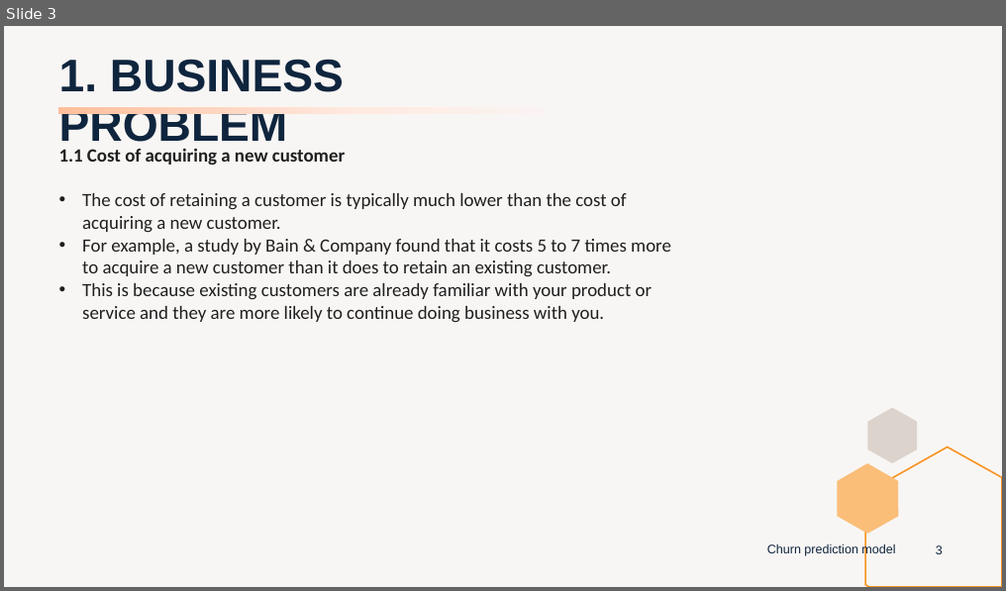
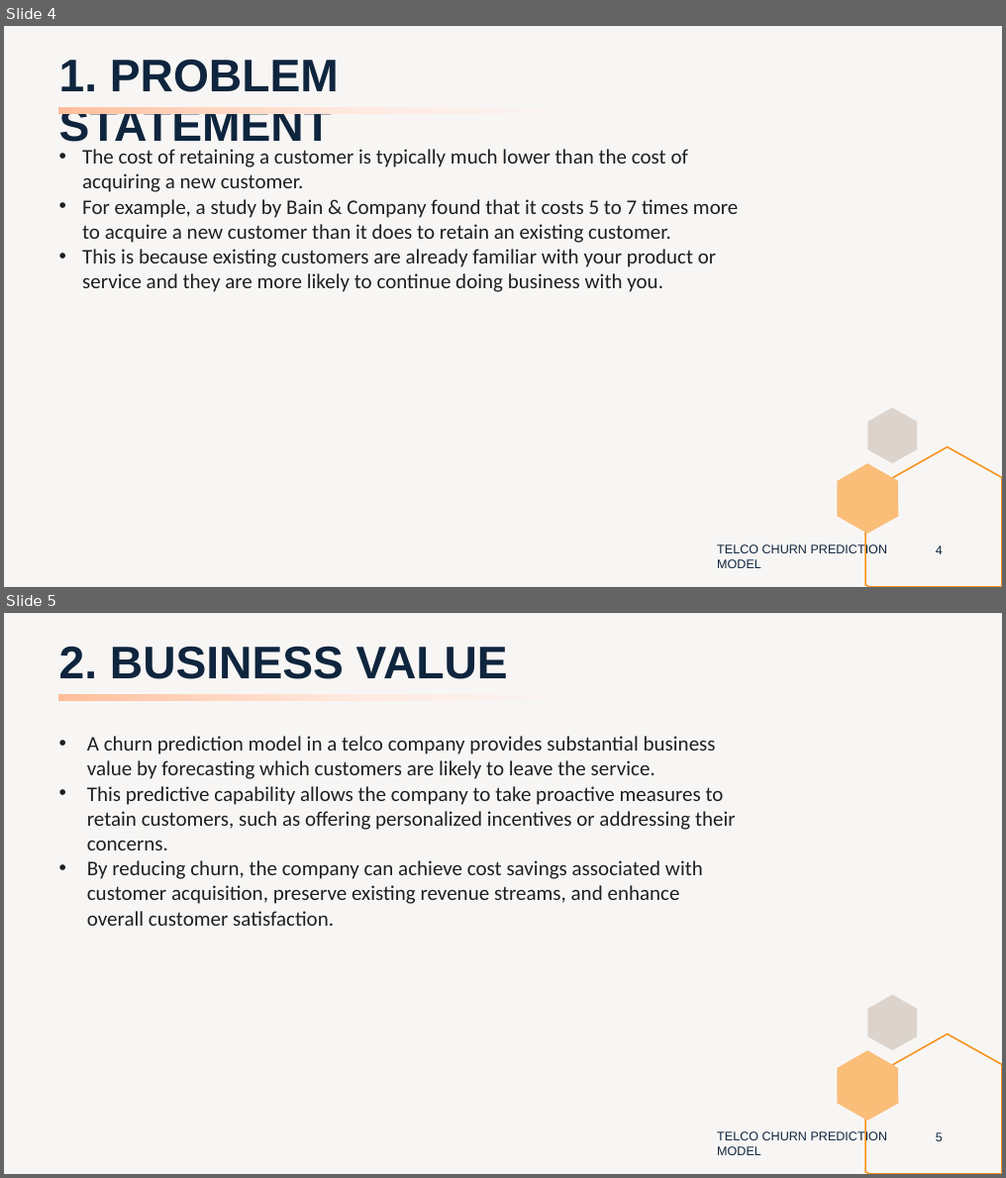
Before and after one commit to peerapat-t/telco_churn_prediction_model, a slide deck: Telco churn prediction model presentation.pptx. Shown one above the other, each under a label of ours: slide 3 before the commit, slides 4 and 5 after it. The pictures are 1006x591 and 1006x1178 pixels, drawn with LibreOffice and Linux fonts; fonts in the diff are those of the drawing. Boxes give left, top, right and bottom in pixels: in the first picture for what was removed or moved away, otherwise in the second. Text is boxed around its words. In the diff, an @@ line names an element or a change of style, - is before the commit and + after.

Commit message:
Add files via upload
update slide, improve model performance by add more iteration during randomized search

```diff
--- a/Telco churn prediction model presentation.pptx
+++ b/Telco churn prediction model presentation.pptx
@@ slide 5 added at bbox=[4, 613, 1002, 1174], background #DCD3CC at 20% opacity; not listed: 3 template elements that a slide beside it also shows @@
@@ title added at bbox=[59, 646, 508, 679], 44 pt, text #0F253E, bold @@
+2. BUSINESS VALUE
@@ rectangle added at bbox=[58, 694, 610, 700], fill gradient #FFBF9B to #FFD6C2 to #FFEBE1 to #F8F6F5 @@
@@ text added at bbox=[87, 736, 736, 926], 20 pt, text #1F1F1F @@
+• A churn prediction model in a telco company provides substantial business value by forecasting which customers are likely to leave the service.
+• This predictive capability allows the company to take proactive measures to retain customers, such as offering personalized incentives or addressing their concerns.
+• By reducing churn, the company can achieve cost savings associated with customer acquisition, preserve existing revenue streams, and enhance overall customer satisfaction.
@@ text added at bbox=[717, 1131, 888, 1156], 12 pt, text #0F253E @@
+TELCO CHURN PREDICTION MODEL
@@ page number added at bbox=[936, 1133, 943, 1142], 12 pt, text #0F253E @@
+5
@@ what was slide 3 is now slide 4 @@
@@ slide 4 changed as well @@
@@ title at bbox=[59, 59, 339, 151]: text changed @@
-1. BUSINESS PROBLEM
+1. PROBLEM STATEMENT
@@ text "The cost of retaining a ..." at bbox=[82, 149, 738, 292]: size 18 to 20 pt @@
@@ text at bbox=[59, 148, 345, 165]: paragraph removed @@
-1.1 Cost of acquiring a new customer
@@ text at bbox=[717, 544, 888, 569]: text changed @@
-Churn prediction model
+TELCO CHURN PREDICTION MODEL
@@ page number at bbox=[936, 546, 943, 555]: text changed @@
-3
+4
```
Also in this commit, not shown: 13 other slides changed, 6 other slides added, 4 slides removed, 2 other files.
